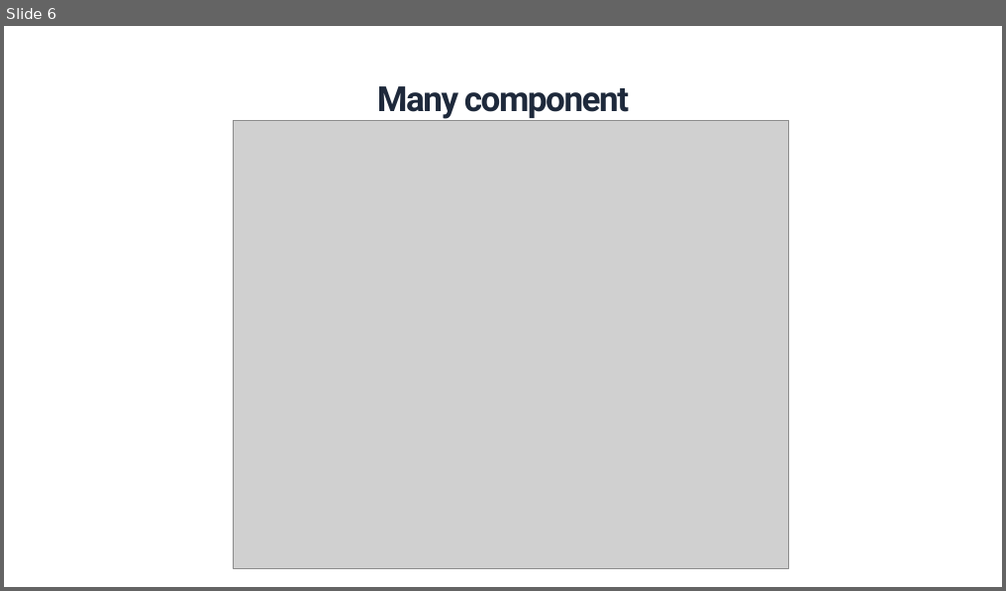
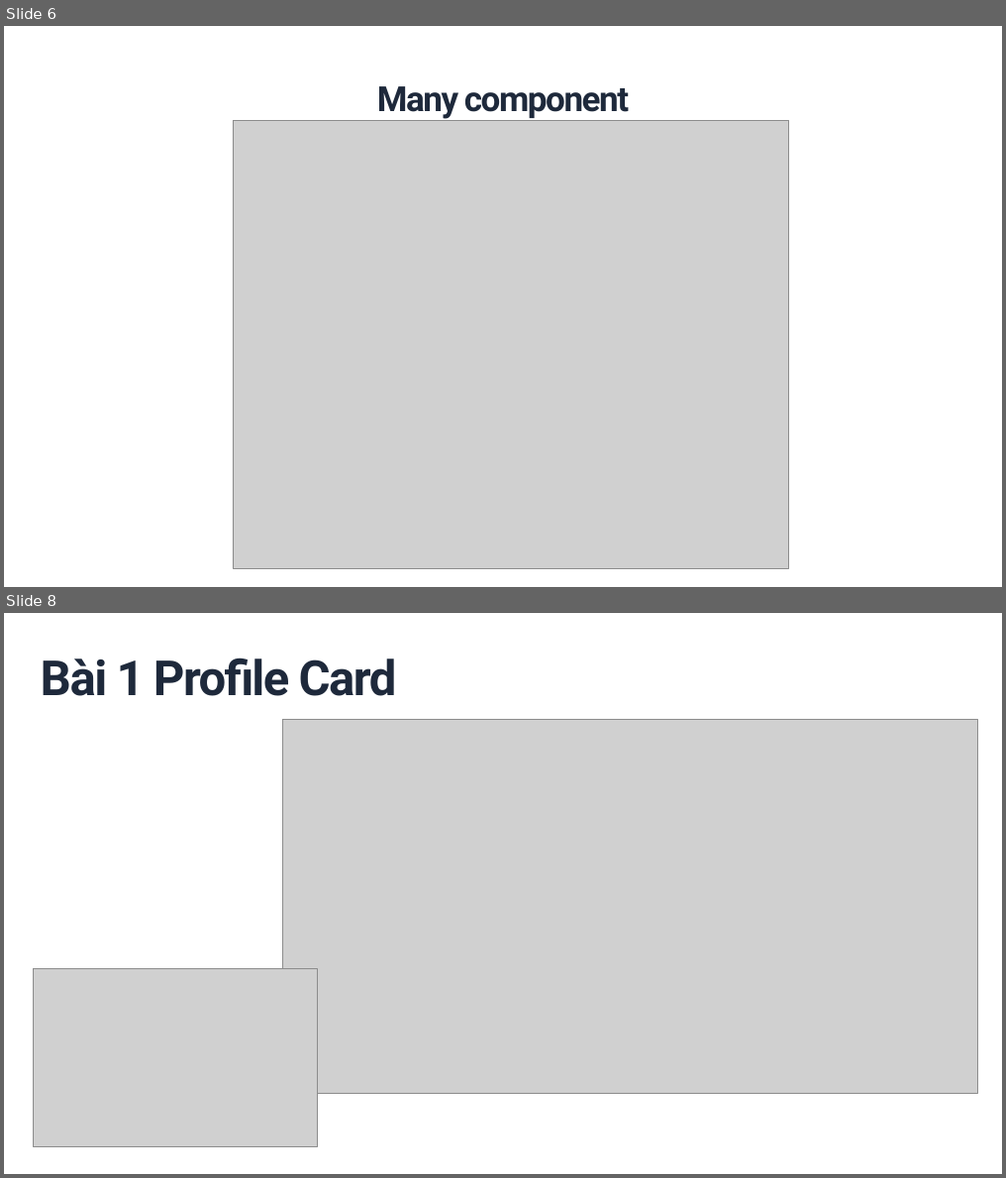
Before and after one commit to trongandev/tai-lieu-day-reactjs-tdsv, a slide deck: giao-an/buoi2/BUỔI 2 COMPONENT & TƯ DUY CHIA NHỎ.pptx. Shown one above the other, each under a label of ours: slide 6 before the commit, slides 6 and 8 after it; the slides between them are not shown. The pictures are 1006x591 and 1006x1178 pixels, drawn with LibreOffice and Linux fonts; fonts in the diff are those of the drawing; grey boxes stand for pictures. Boxes give left, top, right and bottom in pixels: in the first picture for what was removed or moved away, otherwise in the second. Text is boxed around its words. In the diff, an @@ line names an element or a change of style, - is before the commit and + after.

```diff
--- a/giao-an/buoi2/BUỔI 2 COMPONENT & TƯ DUY CHIA NHỎ.pptx
+++ b/giao-an/buoi2/BUỔI 2 COMPONENT & TƯ DUY CHIA NHỎ.pptx
@@ slide 8 added at (x1=4, y1=613, x2=1002, y2=1174), background #FFFFFF @@
@@ text added at (x1=41, y1=658, x2=397, y2=696), 70 pt, text #1E293B, bold @@
+Bài 1 Profile Card
@@ picture added at (x1=282, y1=719, x2=977, y2=1093) @@
@@ picture added at (x1=33, y1=968, x2=318, y2=1147) @@
```
Also in this commit, not shown: 1 slide changed, 4 other slides added, 25 other files.
